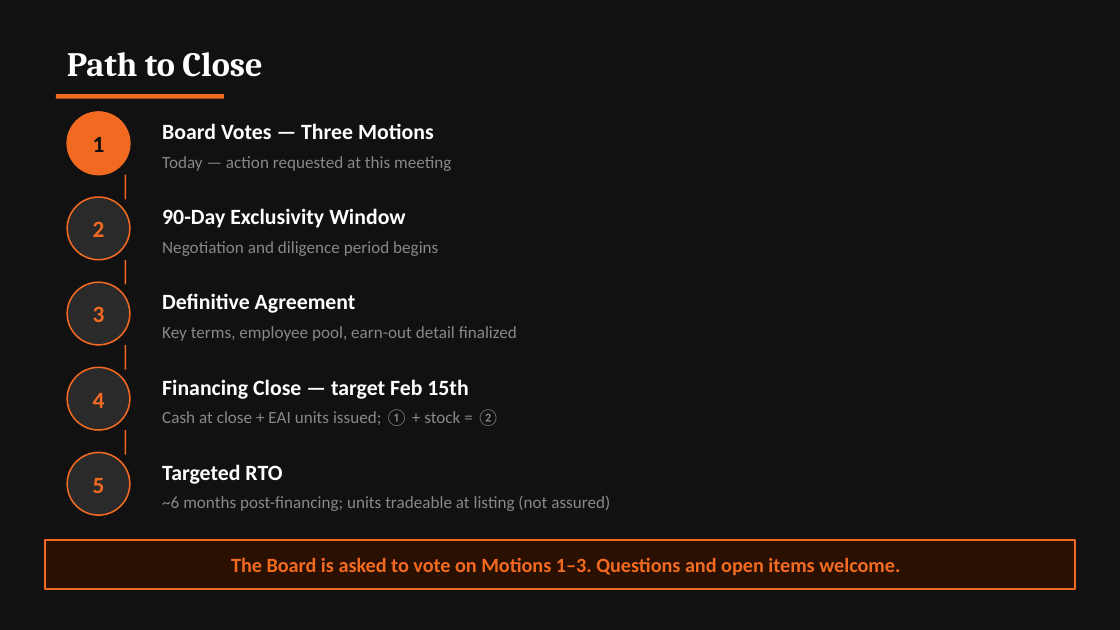
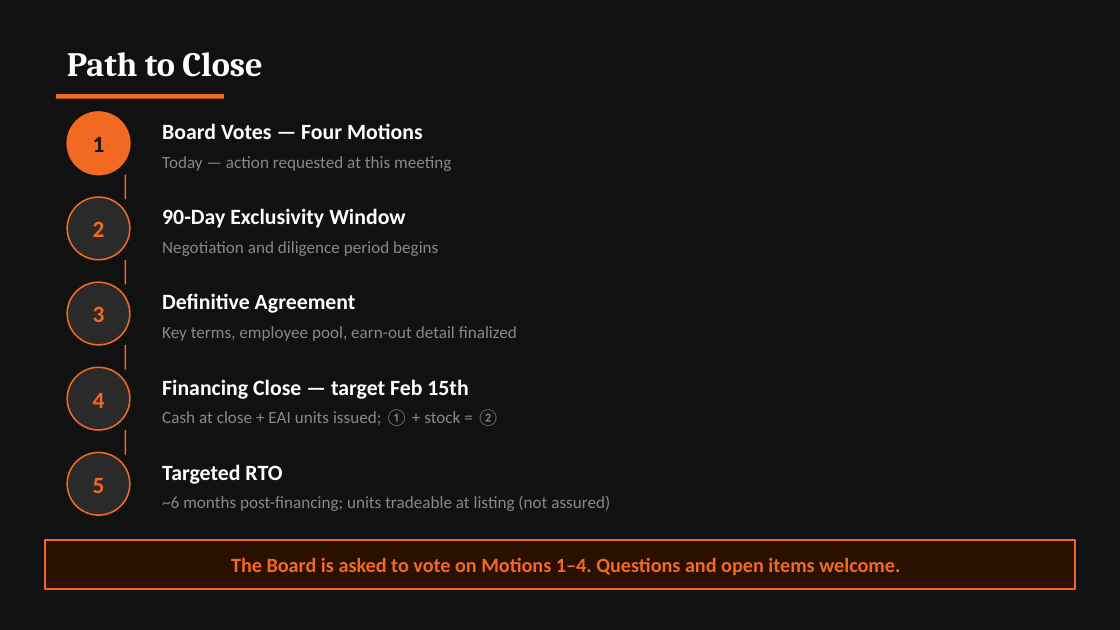
Before and after one commit to ExosAerospace/workspace, a slide deck: slide 12 of drafts/Exos_SSLC_Board_Offer_Overview_2026-10-10_r2.pptx. Drawn at 1120x630 pixels with LibreOffice and Linux fonts; fonts in the diff are those of the drawing; background and template pictures are left out. Boxes give left, top, right and bottom in pixels: in the first picture for what was removed or moved away, otherwise in the second. Text is boxed around its words. In the diff, an @@ line names an element or a change of style, - is before the commit and + after.

```diff
--- a/drafts/Exos_SSLC_Board_Offer_Overview_2026-10-10_r2.pptx
+++ b/drafts/Exos_SSLC_Board_Offer_Overview_2026-10-10_r2.pptx
@@ text at bbox=[162, 123, 423, 139]: text changed @@
-Board Votes — Three Motions
+Board Votes — Four Motions
@@ text at bbox=[231, 558, 900, 575]: text changed @@
-The Board is asked to vote on Motions 1–3. Questions and open items welcome.
+The Board is asked to vote on Motions 1–4. Questions and open items welcome.
```
Also in this commit, not shown: 2 other slides changed, 4 other files.
